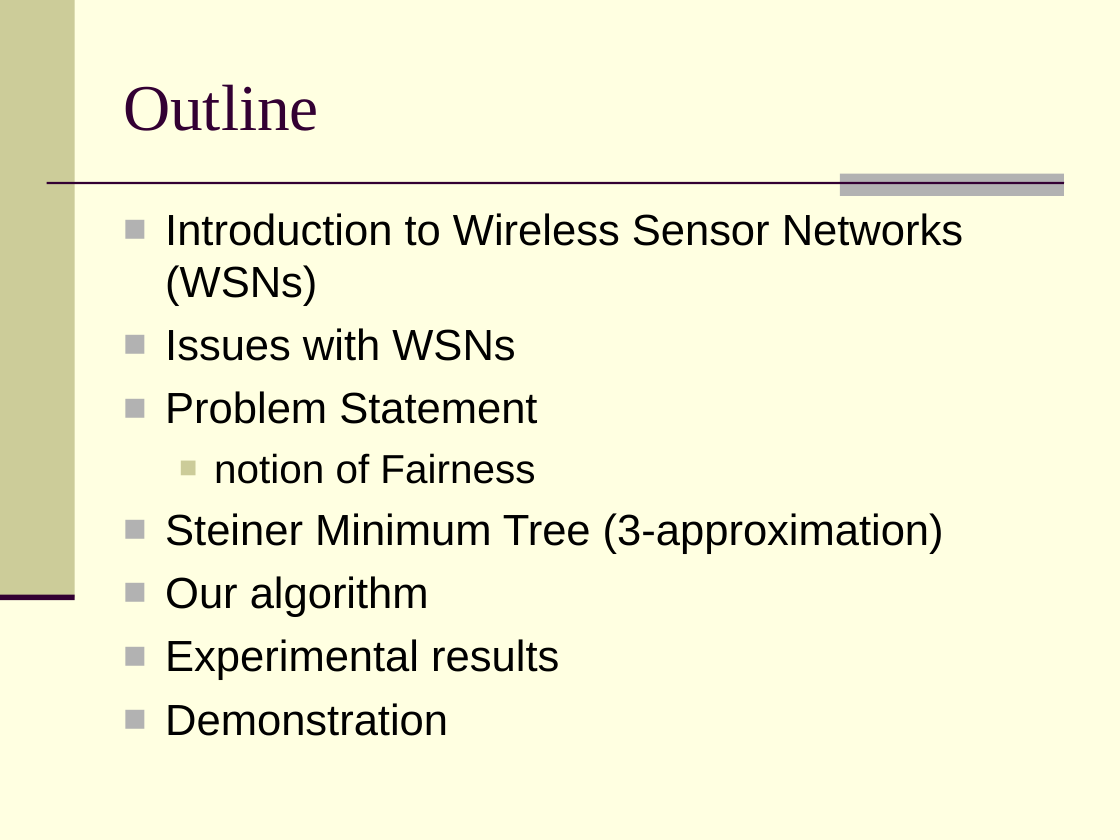
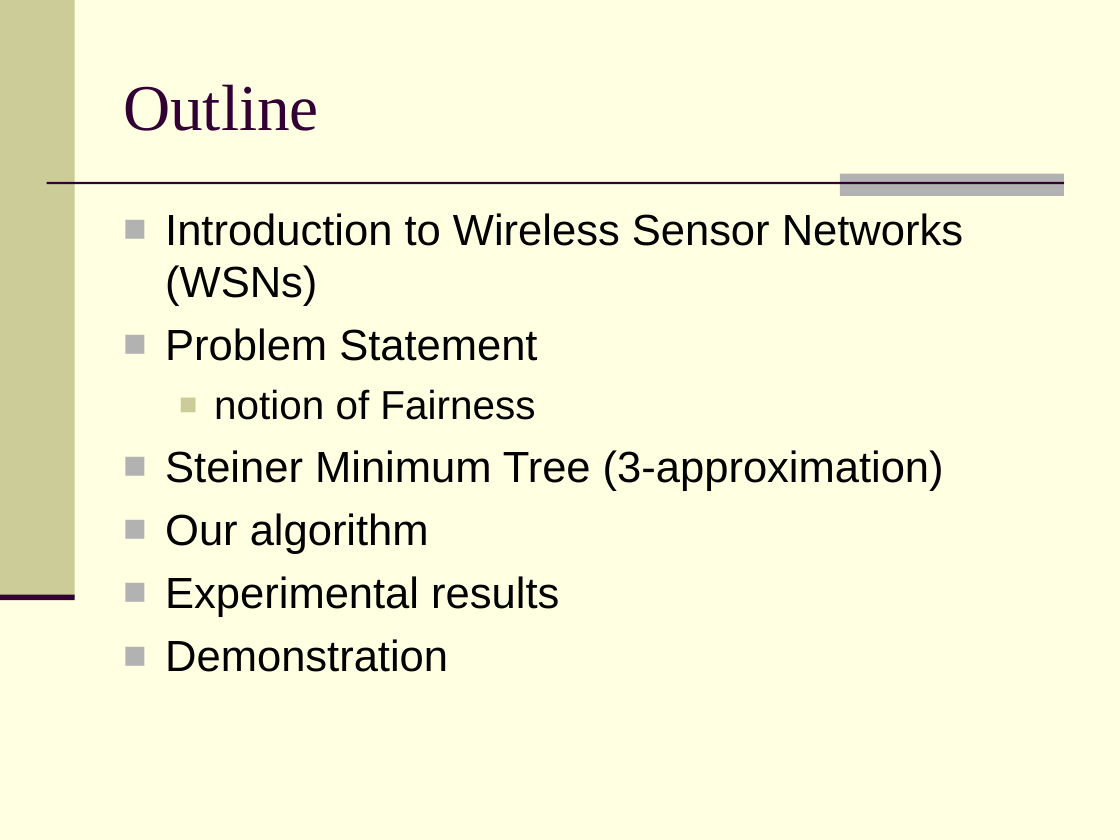
Before and after one commit to feltenberger/cmsc-641-fsmt, a slide deck: slide 2 of Paper/Presentation/Fair, Energy-aware Connectivity in Wireless Sensor Networks.ppt. Drawn at 1120x840 pixels with LibreOffice and Linux fonts; fonts in the diff are those of the drawing. Boxes give left, top, right and bottom in pixels: in the first picture for what was removed or moved away, otherwise in the second. Text is boxed around its words. In the diff, an @@ line names an element or a change of style, - is before the commit and + after.

```diff
--- a/Paper/Presentation/Fair, Energy-aware Connectivity in Wireless Sensor Networks.ppt
+++ b/Paper/Presentation/Fair, Energy-aware Connectivity in Wireless Sensor Networks.ppt
@@ text at (x1=165, y1=328, x2=515, y2=361): paragraph removed @@
-■ Issues with WSNs
```
Also in this commit, not shown: 3 other slides changed, 3 slides added, 1 slide removed.
